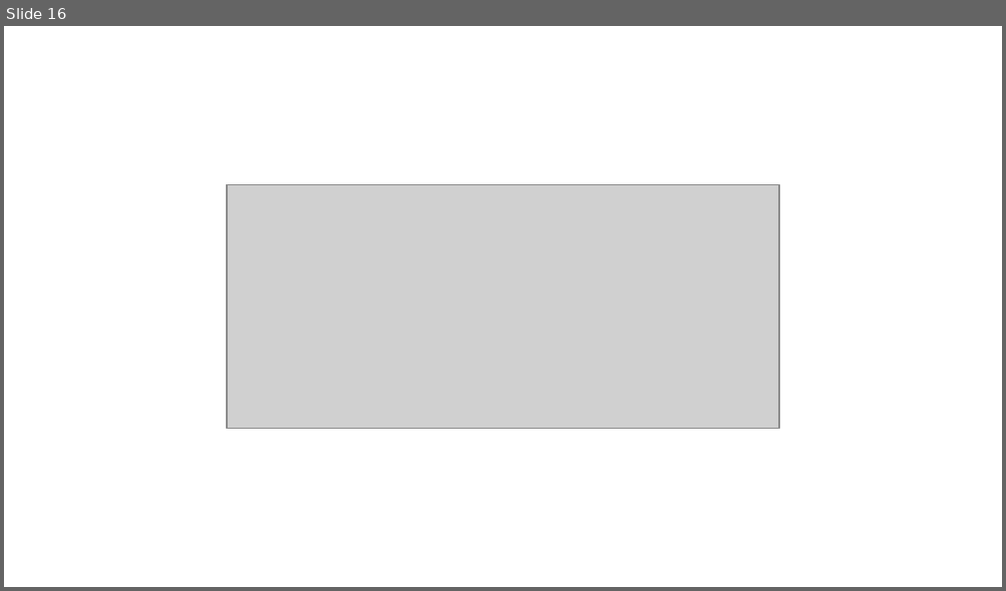
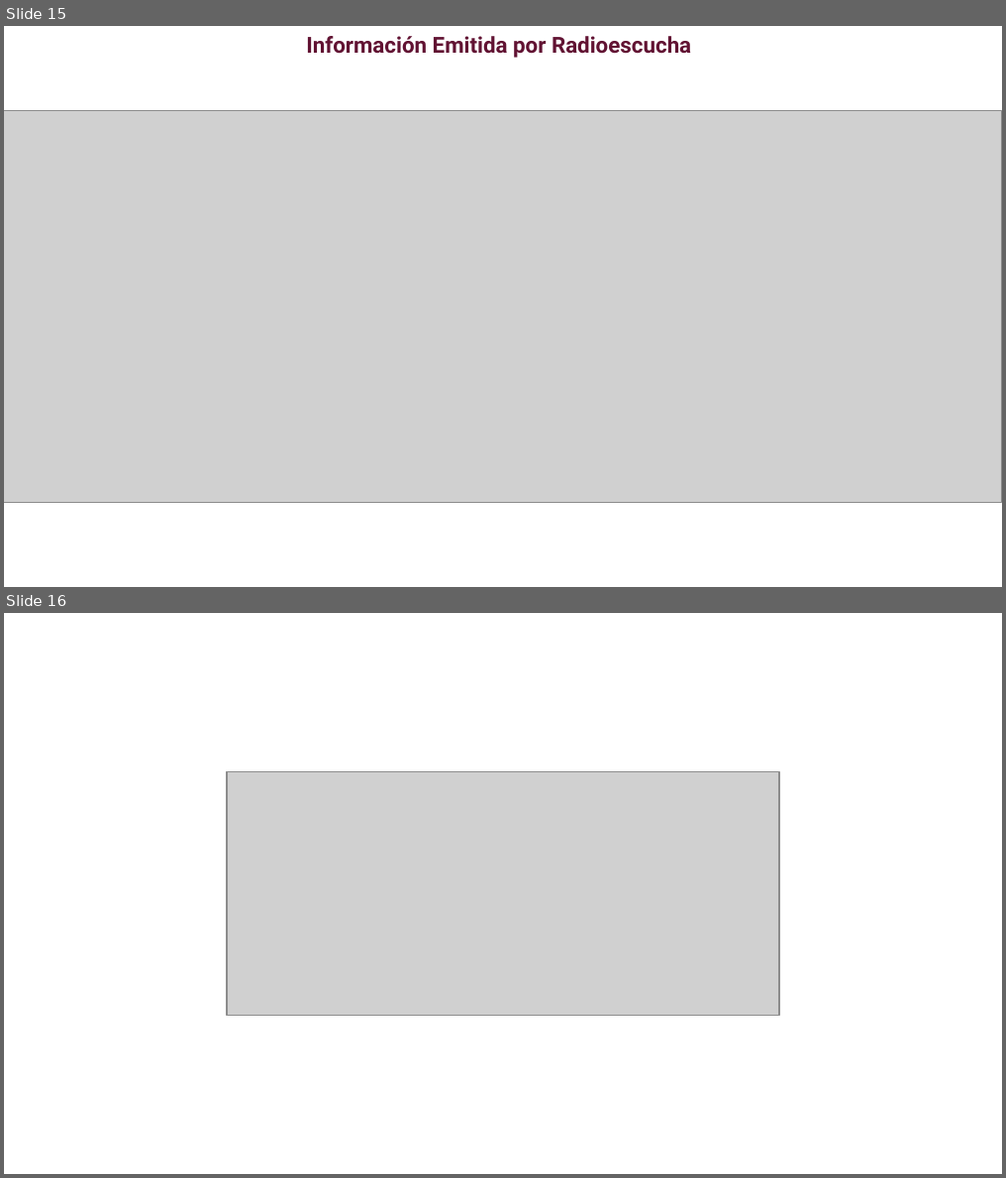
Before and after one commit to thelonious9/Reporteportadas, a slide deck: Reporte 130326.pptx. Shown one above the other, each under a label of ours: slide 16 before the commit, slides 15 and 16 after it. The pictures are 1006x591 and 1006x1178 pixels, drawn with LibreOffice and Linux fonts; fonts in the diff are those of the drawing; grey boxes stand for pictures; background and template pictures are left out. Boxes give left, top, right and bottom in pixels: in the first picture for what was removed or moved away, otherwise in the second. Text is boxed around its words. In the diff, an @@ line names an element or a change of style, - is before the commit and + after.

```diff
--- a/Reporte 130326.pptx
+++ b/Reporte 130326.pptx
@@ slide 15 added at [4, 26, 1002, 587], background #FFFFFF @@
@@ text added at [306, 36, 691, 58], 16 pt, text #611232, bold @@
+Información Emitida por Radioescucha
@@ picture added at [4, 111, 1002, 502] @@
```
Also in this commit, not shown: 6 slides changed, 1 slide removed, 2 other files.
